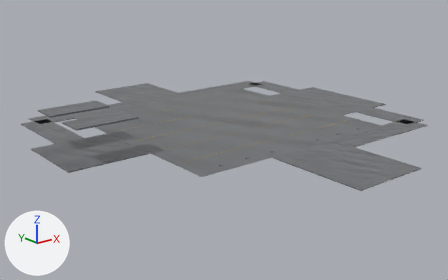
The FBX model stw-o3de/Project/Assets/IndustrialYard/STW_INDUSTRIAL_YARD_01/Environment/STW_INDUSTRIAL_YARD_01_deck.fbx, before and after one commit.
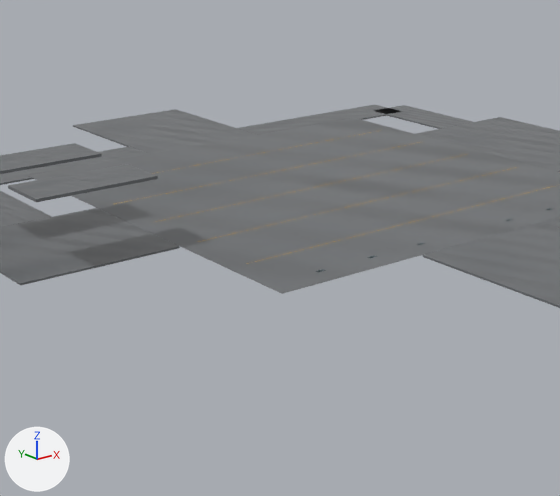
Old and new are each drawn whole from a camera (50 mm lens) standing at (-40.5, -50.5, 18.1) and looking at (-0.7, -0.8, -1.7) and again close up on the part from 13% to 77% of the width and 10% to 100% of the height. The axes (+X, +Y, +Z) are drawn at lower left. The lights are the same throughout. The older version's two pictures come first.

In view in the first close-up: 'annex_ground_floor', 'annex_upper_floor_north', 'annex_upper_floor_south', 'connector_ne_ground_a', 'connector_ne_ground_b', 'connector_nw_ground_a', 'connector_nw_ground_b', 'containerhof_ground', 'scrapyard_ground', 'verladezone_ground', 'wet_concrete_deck' and 6 more.
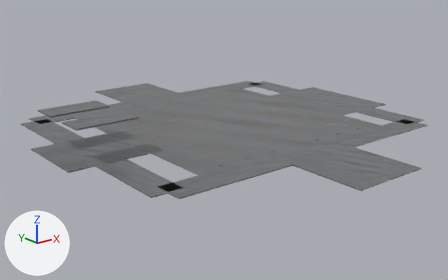
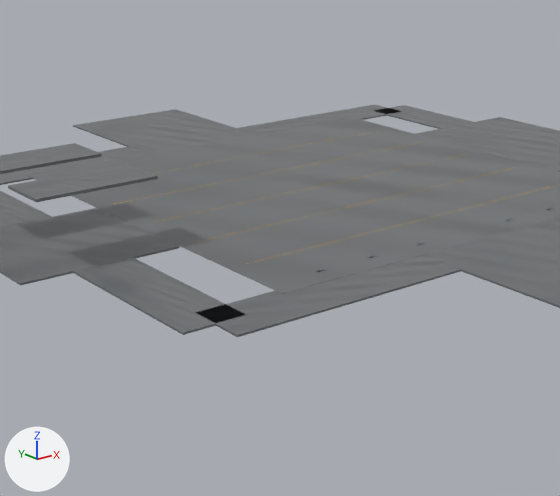
The change, as JSON lines over the scene's bpy script:
```json
{"op": "add", "block": "me_cube_218", "code": ["me_cube_218 = bpy.data.meshes.new('Cube.218')", "me_cube_218.from_pydata(...)  # 56 vertices, 54 faces; spans x -1.5..1.5, y -4.5..4.5, z -0.05..0.05", "me_cube_218.materials.append(mat_m_iy_concretewet)"]}
{"op": "add", "block": "me_cube_219", "code": ["me_cube_219 = bpy.data.meshes.new('Cube.219')", "me_cube_219.from_pydata(...)  # 56 vertices, 54 faces; spans x -6.0..6.0, y -1.5..1.5, z -0.05..0.05", "me_cube_219.materials.append(mat_m_iy_concretewet)"]}
{"op": "add", "block": "ob_connector_sw_ground_a", "code": ["ob_connector_sw_ground_a = bpy.data.objects.new('connector_sw_ground_a', me_cube_218)", "ob_connector_sw_ground_a.location = (-16.0, -8.5, -0.05)"]}
{"op": "add", "block": "ob_connector_sw_ground_b", "code": ["ob_connector_sw_ground_b = bpy.data.objects.new('connector_sw_ground_b', me_cube_219)", "ob_connector_sw_ground_b.location = (-10.0, -13.0, -0.05)"]}
```

Location of each change, [x1, y1, x2, y2] in pixels of the close-ups (560 x 496 px):
```json
{"object": "connector_sw_ground_b", "change": "added", "after": [195, 255, 461, 337]}
{"object": "connector_sw_ground_a", "change": "added", "after": [73, 257, 244, 335]}
```
